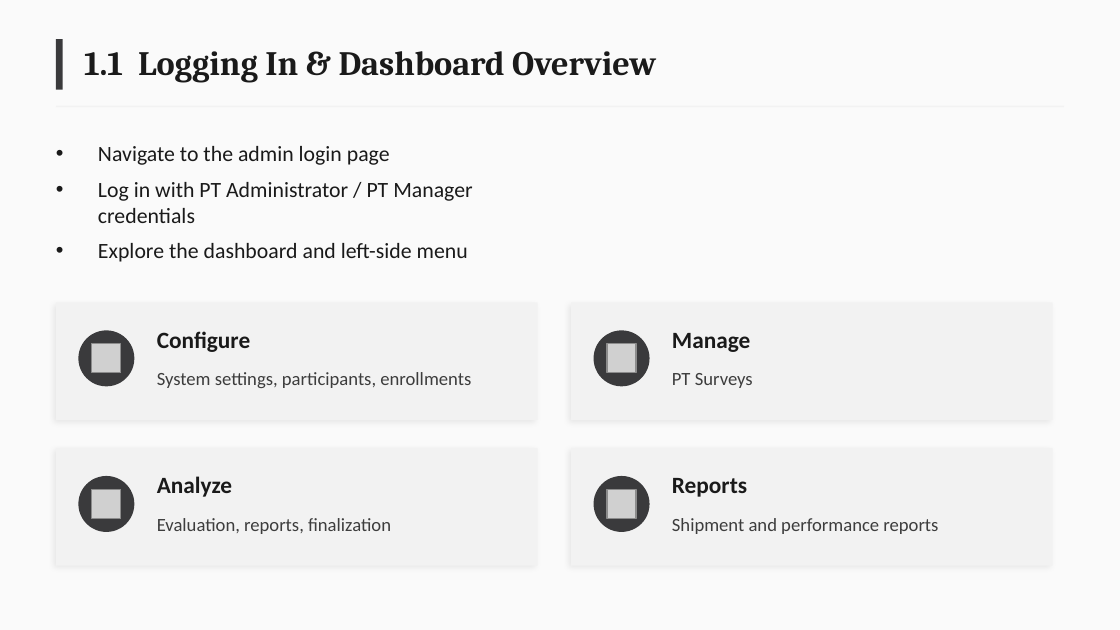
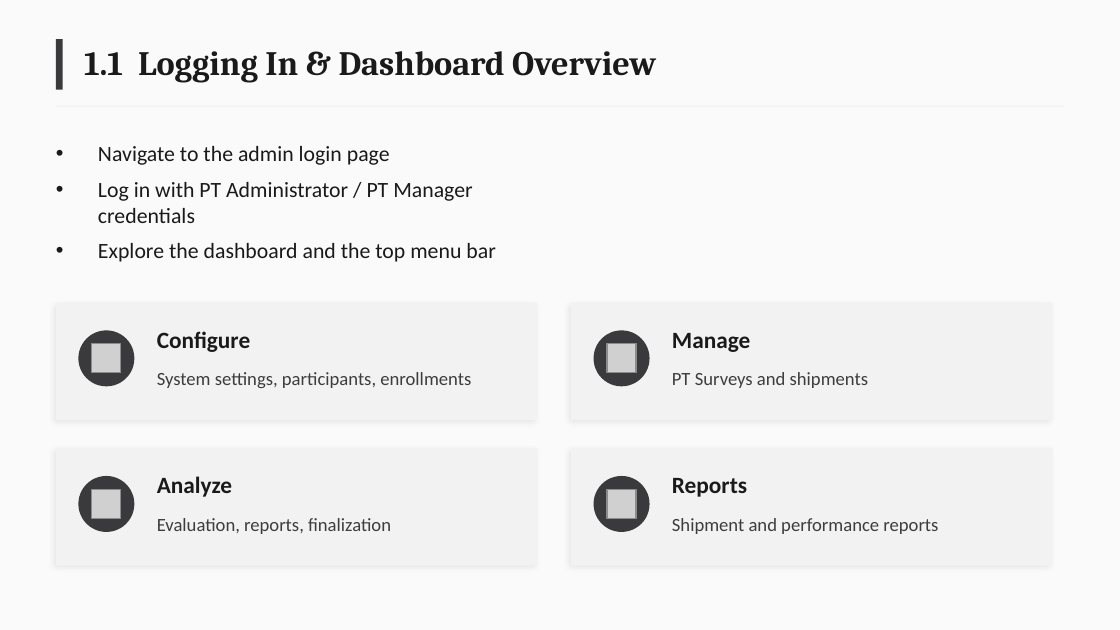
Before and after one commit to deforay/ept, a slide deck: slide 6 of docs/training/ePT-Training-Curriculum.pptx. Drawn at 1120x630 pixels with LibreOffice and Linux fonts; fonts in the diff are those of the drawing; grey boxes stand for pictures. Boxes give left, top, right and bottom in pixels: in the first picture for what was removed or moved away, otherwise in the second. Text is boxed around its words. In the diff, an @@ line names an element or a change of style, - is before the commit and + after.

```diff
--- a/docs/training/ePT-Training-Curriculum.pptx
+++ b/docs/training/ePT-Training-Curriculum.pptx
@@ text at (98, 243, 495, 262): text changed @@
-• Explore the dashboard and left-side menu
+• Explore the dashboard and the top menu bar
@@ text at (672, 372, 868, 388): text changed @@
-PT Surveys
+PT Surveys and shipments
```
Also in this commit, not shown: 6 other slides changed.
